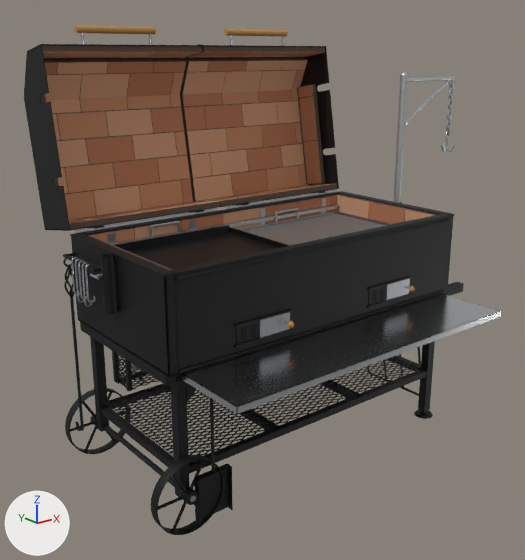
The glTF model docs/paulo-xl-showcase-black.glb as it was, and as the next commit left it.
Before and after are seen from a 50 mm lens placed at (-1.94, -2.35, 1.71), pointed at (0.03, 0.11, 0.72). The axes (+X, +Y, +Z) are drawn at lower left. The lights are the same throughout. The picture after the commit comes second. Where no turn or scale is listed for an object, it has been applied to the vertices. Vertices at exactly the same position are counted once.

Objects in the first picture: 'Braai box (fully brick-lined):frame', 'Braai box (fully brick-lined):zinc', 'Cart frame:frame', 'Fold-up stainless table:stainless', 'Half grid: V-channel with drip trough:zinc', 'Oven lid, left half:brick0', 'Oven lid, left half:brick1', 'Oven lid, left half:brick2', 'Oven lid, left half:frame', 'Oven lid, right half:brick0', 'Oven lid, right half:brick1', 'Oven lid, right half:brick2', 'Oven lid, right half:frame', 'Plancha (half length):plate', 'Plancha (half length):zinc', 'Rebar poker (moves the firebox):frame' and 21 more.
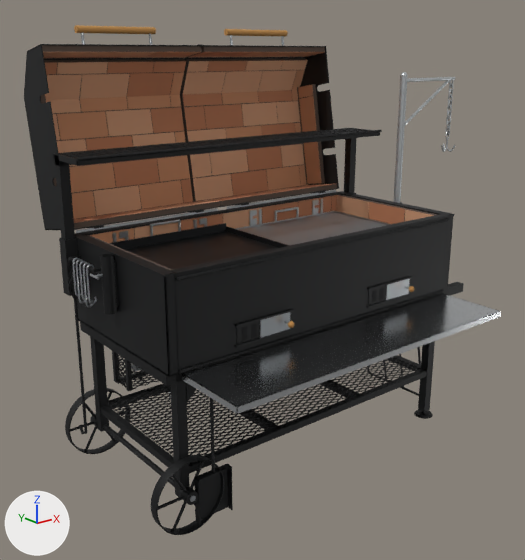
The change, as a list of edits to the scene's bpy script:
```text
Change me_mesh_2:
    used by ob_braai_box__fully_brick_lined__frame; location = (0.0, 0.0, 0.0)
    remove me_mesh_2.from_pydata(...)  # 9076 vertices, 18012 faces; spans x -0.81..0.81, y -0.37..0.38, z 0.64..1.01
    add me_mesh_2.from_pydata(...)  # 9092 vertices, 18036 faces; spans x -0.81..0.81, y -0.37..0.38, z 0.64..1.01
    me_mesh_2 part 1: a new loose piece, a box spanning x -0.812..-0.76, y 0.303..0.357, z 0.77..1.0, in mat_frame (black #131415)
    other edits to the shape of me_mesh_2 do not show in these pictures
Change me_mesh_3:
    used by ob_braai_box__fully_brick_lined__zinc; location = (0.0, 0.0, 0.0)
    remove me_mesh_3.from_pydata(...)  # 264 vertices, 432 faces; spans x -0.85..0.85, y -0.33..0.33, z 0.8..0.99
    add me_mesh_3.from_pydata(...)  # 520 vertices, 992 faces; spans x -0.85..0.85, y -0.33..0.33, z 0.73..0.99
    me_mesh_3 part 2: 8 vertices moved within x -0.59..0.59, y 0.32..0.33, z 0.99; 72 vertices removed from x -0.69..0.69, y 0.31..0.33, z 0.8..0.99; 200 vertices added at x -0.59..0.59, y 0.32..0.33, z 0.73..0.99
    other edits to the shape of me_mesh_3 do not show in these pictures
Add me_mesh_34_1:
    me_mesh_34_1.from_pydata(...)  # 5590 vertices, 10884 faces; spans x -0.81..0.81, y 0.14..0.36, z 0.79..1.34
    me_mesh_34_1.materials.append(mat_frame)  # black #131415
Change ob_rebar_poker__moves_the_firebox__frame:
    ob_rebar_poker__moves_the_firebox__frame.location: (-0.805, 0.3, 0.93) -> (-0.805, 0.265, 0.93)
Change ob_half_grid__v_channel_with_drip_trough_zinc:
    ob_half_grid__v_channel_with_drip_trough_zinc.location: (0.347, 0.0, 0.89) -> (0.345, 0.0, 0.896)
Change ob_plancha__half_length__plate:
    ob_plancha__half_length__plate.location: (-0.347, 0.0, 0.89) -> (-0.345, 0.0, 0.896)
Change ob_plancha__half_length__zinc:
    ob_plancha__half_length__zinc.location: (-0.347, 0.0, 0.89) -> (-0.345, 0.0, 0.896)
Add ob_upper_shelf__lifts_off__frame:
    ob_upper_shelf__lifts_off__frame = bpy.data.objects.new('Upper shelf (lifts off):frame', me_mesh_34_1)
    ob_upper_shelf__lifts_off__frame.location = (0.0, 0.0, 0.0)
```

Boxes [x1, y1, x2, y2] around the edits, measured in the pictures (525 x 560 px):
'Braai box (fully brick-lined):frame', reshaped
    before: [70, 191, 455, 377]
    after: [59, 191, 455, 377]
'Upper shelf (lifts off):frame', added (black)
    after: [53, 128, 382, 240]
'Plancha (half length):plate', moved
    before: [114, 225, 290, 270]
    after: [109, 223, 290, 270]
'Half grid: V-channel with drip trough:zinc', moved
    before: [238, 208, 391, 245]
    after: [235, 207, 391, 245]
'Braai box (fully brick-lined):zinc', reshaped
    before: [90, 198, 339, 280]
    after: [90, 199, 323, 280]
'Rebar poker (moves the firebox):frame', moved
    before: [63, 256, 84, 431]
    after: [67, 258, 87, 434]
'Plancha (half length):zinc', moved
    before: [149, 221, 180, 237]
    after: [150, 219, 181, 236]
part 1 of me_mesh_2, added (black)
    after: [59, 238, 81, 296]
part 2 of me_mesh_3, reshaped
    before: [108, 198, 339, 245]
    after: [112, 199, 323, 242]
